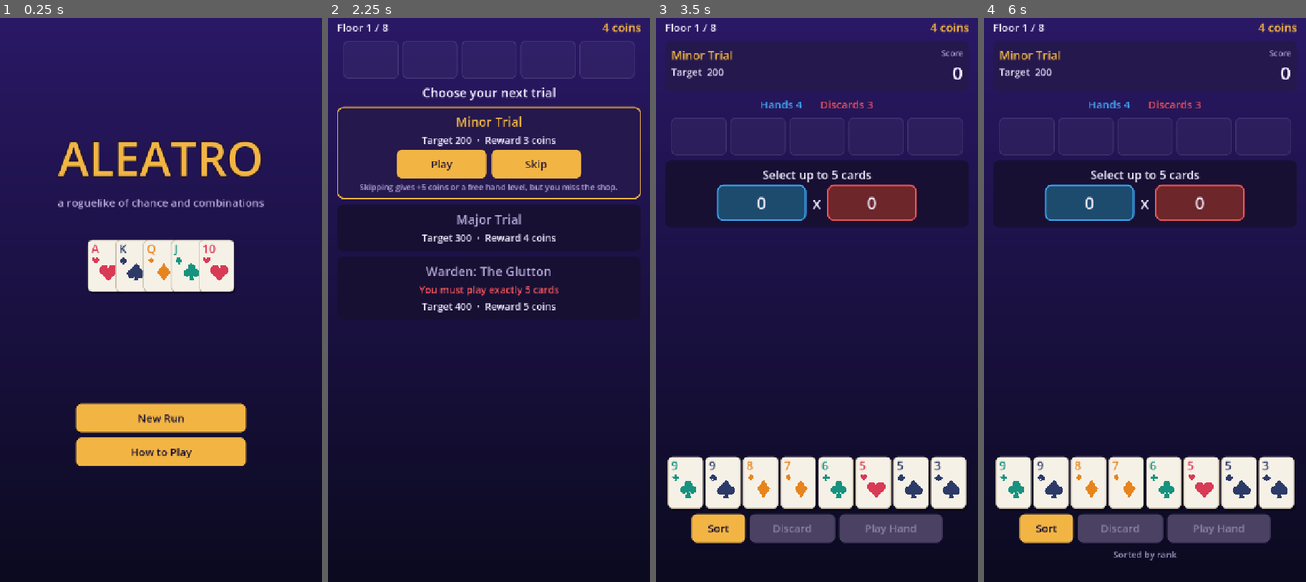
Above: before the commit, frames 1-4 (left to right).
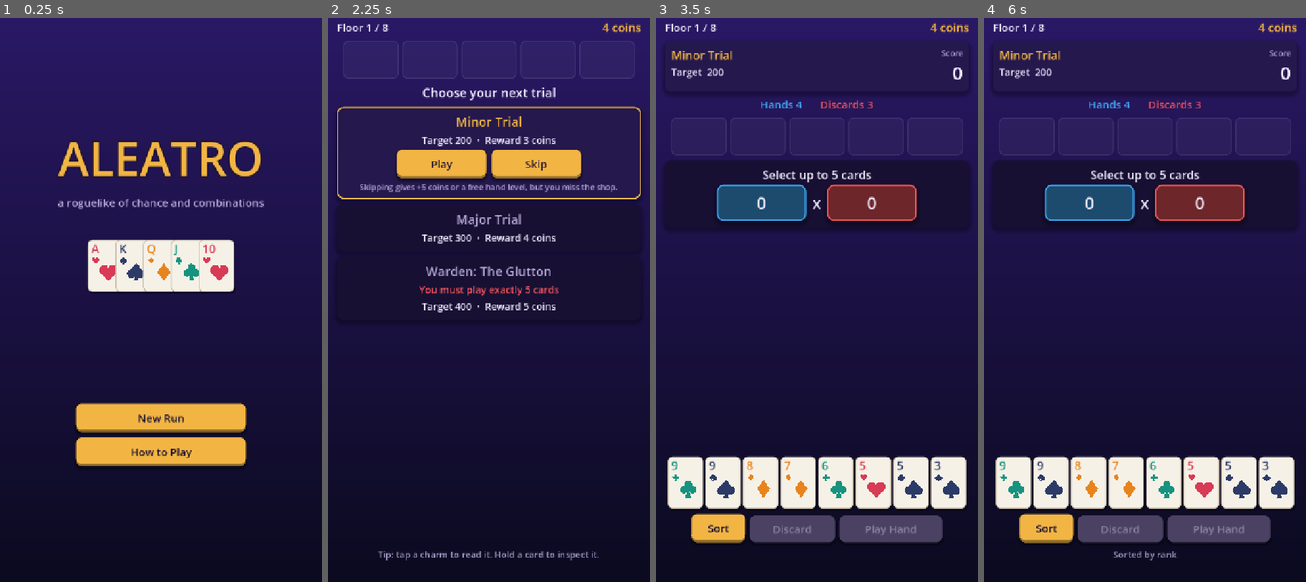
Above: after the commit, the same moments.

Repository: Yassineallach/admin
Game: Godot game, scene res://scenes/main.tscn
The game is run twice, just before and just after one commit, with the same random seed, the same clock (stepped at 60 frames per second) and the same inputs.
Inputs (mouse positions are in pixels of both pictures, inside the frame that each line leads up to):
- Up to frame 1 (0.25 s): no input
- Up to frame 2 (2.25 s): click "How to Play" at 0.5 s; click "Back" at 1.25 s; click "New Run" at 2 s
- Up to frame 3 (3.5 s): click "Play" at 2.75 s
- Up to frame 4 (6 s): click "Sort" at 3.5 s; click "Sort" at 4.25 s; click "Sort" at 5 s; tap Enter at 5.75 s; move the mouse to (1025, 136) at 5.77 s; click (1025, 136) at 5.92 s

The runs differ from the first frame. In frame 1, 0.5% of the frame differs, in the area x 23-77%, y 72-80%; in frame 2, 0.8%; in frame 3, 0.8%; in frame 4, 0.9%, in the area x 2-98%, y 5-94%.

Commit message:
Make Aleatro's UI feel tactile
Raised buttons that sink when pressed, drop shadows on panels, squash on
press, a pulsing border on the active trial, a glow on selected cards, a
screen shake on big hands, and tooltips: tap a charm or hold a card.

Co-Authored-By: Claude Opus 5.5 <noreply@anthropic.com>
Claude-Session: https://claude.ai/code/session_017QaFTLa1BaWoHf6tvEbDrj

Diff:
--- a/aleatro/scripts/card_view.gd
+++ b/aleatro/scripts/card_view.gd
@@ -3,6 +3,8 @@
 ## A playing card drawn entirely in code. Emits `tapped` when touched.
 
 signal tapped(view: CardView)
+## Emitted when the card is held down instead of tapped.
+signal inspected(view: CardView)
 
 const CARD_SIZE := Vector2(80, 116)
 const FACE := Color("#f6f1e7")
@@ -15,6 +17,7 @@
 }
 const SELECTED_BORDER := Color("#f2b544")
 const RAISE := 24.0
+const HOLD_TIME := 0.4
 
 var card: Dictionary = {}
 var interactive := true
@@ -26,6 +29,9 @@
 	set(v):
 		dimmed = v
 		queue_redraw()
+var _press_time := -1.0
+var _hold_fired := false
+var _glow_t := 0.0
 var lift := 0.0:
 	set(v):
 		lift = v
@@ -44,9 +50,25 @@
 func _gui_input(event: InputEvent) -> void:
 	if not interactive:
 		return
-	if event is InputEventMouseButton and event.pressed and event.button_index == MOUSE_BUTTON_LEFT:
-		tapped.emit(self)
+	if event is InputEventMouseButton and event.button_index == MOUSE_BUTTON_LEFT:
+		if event.pressed:
+			_press_time = Time.get_ticks_msec() / 1000.0
+			_hold_fired = false
+		elif _press_time >= 0.0:
+			_press_time = -1.0
+			if not _hold_fired:
+				tapped.emit(self)
 		accept_event()
+
+
+func _process(delta: float) -> void:
+	if _press_time >= 0.0 and not _hold_fired and Time.get_ticks_msec() / 1000.0 - _press_time >= HOLD_TIME:
+		_hold_fired = true
+		inspected.emit(self)
+		bump()
+	if selected:
+		_glow_t += delta
+		queue_redraw()
 
 
 func bump() -> void:
@@ -63,6 +85,13 @@
 	shadow.bg_color = Color(0, 0, 0, 0.35)
 	shadow.set_corner_radius_all(10)
 	draw_style_box(shadow, Rect2(r.position + Vector2(3, 5), r.size))
+	if selected:
+		var glow := StyleBoxFlat.new()
+		glow.bg_color = Color(0, 0, 0, 0)
+		glow.set_corner_radius_all(12)
+		glow.shadow_color = Color(SELECTED_BORDER, 0.35 + 0.25 * sin(_glow_t * 5.0))
+		glow.shadow_size = 12
+		draw_style_box(glow, r)
 
 	var enh: String = card.enh
 	var sb := StyleBoxFlat.new()
--- a/aleatro/scripts/main.gd
+++ b/aleatro/scripts/main.gd
@@ -10,6 +10,7 @@
 const SOFT_TEXT := Color("#b5a8d6")
 const PANEL := Color("#24184d")
 const PANEL_DIM := Color("#171033")
+const BUTTON_DEPTH := 6
 
 const HELP_TEXT := """Each floor has three trials: a Minor Trial, a Major Trial and a Warden. Reach the target score to clear a trial. Clear all 8 floors to win.
 
@@ -41,6 +42,7 @@
 var blip: AudioStreamPlayer
 var step_count := 0
 var pending_rewards: Array = []
+var tooltip: PanelContainer
 
 
 func _ready() -> void:
@@ -103,35 +105,51 @@
 	t.default_font_size = 22
 	t.set_color("font_color", "Label", TEXT)
 
-	var normal := StyleBoxFlat.new()
-	normal.bg_color = GOLD
-	normal.set_corner_radius_all(12)
-	normal.content_margin_left = 18
-	normal.content_margin_right = 18
-	normal.content_margin_top = 12
-	normal.content_margin_bottom = 12
-	var hover := normal.duplicate()
-	hover.bg_color = GOLD.lightened(0.12)
-	var pressed := normal.duplicate()
-	pressed.bg_color = GOLD.darkened(0.2)
-	var disabled := normal.duplicate()
-	disabled.bg_color = Color("#4a4163")
-	t.set_stylebox("normal", "Button", normal)
-	t.set_stylebox("hover", "Button", hover)
-	t.set_stylebox("pressed", "Button", pressed)
-	t.set_stylebox("disabled", "Button", disabled)
+	t.set_stylebox("normal", "Button", _button_style(GOLD, BUTTON_DEPTH))
+	t.set_stylebox("hover", "Button", _button_style(GOLD.lightened(0.12), BUTTON_DEPTH))
+	t.set_stylebox("pressed", "Button", _button_style(GOLD.darkened(0.08), 0))
+	t.set_stylebox("disabled", "Button", _button_style(Color("#4a4163"), 2))
 	t.set_stylebox("focus", "Button", StyleBoxEmpty.new())
 	for c in ["font_color", "font_hover_color", "font_pressed_color", "font_focus_color"]:
 		t.set_color(c, "Button", Color("#1b1030"))
 	t.set_color("font_disabled_color", "Button", Color("#8d84a6"))
 	t.set_font_size("font_size", "Button", 24)
 
-	var panel := StyleBoxFlat.new()
-	panel.bg_color = PANEL
-	panel.set_corner_radius_all(14)
-	panel.set_content_margin_all(14)
-	t.set_stylebox("panel", "PanelContainer", panel)
+	t.set_stylebox("panel", "PanelContainer", _panel_style(PANEL))
 	return t
+
+
+## A raised button face: the darker bottom edge is its base. With depth 0 the face
+## is drawn lower by BUTTON_DEPTH, so the button looks pushed down.
+func _button_style(color: Color, depth: int) -> StyleBoxFlat:
+	var sb := StyleBoxFlat.new()
+	sb.bg_color = color
+	sb.set_corner_radius_all(12)
+	sb.border_width_bottom = depth
+	sb.border_color = color.darkened(0.38)
+	sb.content_margin_left = 18
+	sb.content_margin_right = 18
+	sb.content_margin_top = 12 + (BUTTON_DEPTH - depth)
+	sb.content_margin_bottom = 12
+	sb.expand_margin_top = -(BUTTON_DEPTH - depth)
+	sb.shadow_color = Color(0, 0, 0, 0.35)
+	sb.shadow_size = 6 if depth > 0 else 2
+	sb.shadow_offset = Vector2(0, 4 if depth > 0 else 1)
+	return sb
+
+
+func _panel_style(color: Color, border := Color(0, 0, 0, 0)) -> StyleBoxFlat:
+	var sb := StyleBoxFlat.new()
+	sb.bg_color = color
+	sb.set_corner_radius_all(14)
+	sb.set_content_margin_all(14)
+	sb.shadow_color = Color(0, 0, 0, 0.3)
+	sb.shadow_size = 10
+	sb.shadow_offset = Vector2(0, 6)
+	if border.a > 0:
+		sb.set_border_width_all(3)
+		sb.border_color = border
+	return sb
 
 
 func _label(text: String, font_size := 22, color := TEXT, align := HORIZONTAL_ALIGNMENT_CENTER) -> Label:
@@ -156,20 +174,85 @@
 	b.text = text
 	b.custom_minimum_size = Vector2(min_width, 64)
 	b.pressed.connect(cb)
+	b.button_down.connect(_squash.bind(b, 0.95))
+	b.button_up.connect(_squash.bind(b, 1.0))
 	return b
+
+
+func _squash(c: Control, to: float) -> void:
+	c.pivot_offset = c.size / 2.0
+	var tw := c.create_tween().set_trans(Tween.TRANS_BACK).set_ease(Tween.EASE_OUT)
+	tw.tween_property(c, "scale", Vector2(to, to), 0.12 if to < 1.0 else 0.22)
 
 
 func _panel(color := PANEL, border := Color(0, 0, 0, 0)) -> PanelContainer:
 	var p := PanelContainer.new()
-	var sb := StyleBoxFlat.new()
-	sb.bg_color = color
-	sb.set_corner_radius_all(14)
-	sb.set_content_margin_all(14)
-	if border.a > 0:
-		sb.set_border_width_all(3)
-		sb.border_color = border
-	p.add_theme_stylebox_override("panel", sb)
+	p.add_theme_stylebox_override("panel", _panel_style(color, border))
 	return p
+
+
+## Loops the panel's border between its color and a lighter one, to mark the active choice.
+func _pulse_border(p: PanelContainer) -> void:
+	var sb := p.get_theme_stylebox("panel") as StyleBoxFlat
+	var base := sb.border_color
+	var tw := p.create_tween().set_loops()
+	tw.tween_property(sb, "border_color", base.lightened(0.45), 0.7).set_trans(Tween.TRANS_SINE)
+	tw.tween_property(sb, "border_color", base, 0.7).set_trans(Tween.TRANS_SINE)
+
+
+func _shake(strength: float) -> void:
+	var tw := create_tween()
+	for i in 6:
+		var k := strength * (1.0 - i / 6.0)
+		tw.tween_property(self, "position", Vector2(randf_range(-k, k), randf_range(-k, k)), 0.035)
+	tw.tween_property(self, "position", Vector2.ZERO, 0.05)
+
+
+# --- Tooltips ---------------------------------------------------------------------
+
+func _input(event: InputEvent) -> void:
+	if tooltip and event is InputEventMouseButton and event.pressed:
+		_hide_tooltip()
+
+
+func _hide_tooltip() -> void:
+	if is_instance_valid(tooltip):
+		tooltip.queue_free()
+	tooltip = null
+
+
+func _show_tooltip(target: Control, title: String, body: String) -> void:
+	_hide_tooltip()
+	var p := _panel(Color("#33236b"), GOLD)
+	p.custom_minimum_size = Vector2(320, 0)
+	p.mouse_filter = Control.MOUSE_FILTER_IGNORE
+	p.z_index = 30
+	var v := VBoxContainer.new()
+	v.add_child(_label(title, 24, GOLD))
+	v.add_child(_wrapped(body, 19, TEXT))
+	p.add_child(v)
+	add_child(p)
+	tooltip = p
+	p.modulate.a = 0.0
+	await get_tree().process_frame
+	if not is_instance_valid(p):
+		return
+	p.reset_size()
+	var pos := target.global_position + Vector2(target.size.x / 2.0 - p.size.x / 2.0, -p.size.y - 16)
+	if pos.y < 12:
+		pos.y = target.global_position.y + target.size.y + 16
+	pos.x = clampf(pos.x, 12, size.x - p.size.x - 12)
+	p.global_position = pos
+	p.pivot_offset = p.size / 2.0
+	p.scale = Vector2(0.85, 0.85)
+	var tw := p.create_tween().set_parallel().set_trans(Tween.TRANS_BACK).set_ease(Tween.EASE_OUT)
+	tw.tween_property(p, "scale", Vector2.ONE, 0.18)
+	tw.tween_property(p, "modulate:a", 1.0, 0.12)
+	var shown_id := p.get_instance_id()
+	get_tree().create_timer(3.5).timeout.connect(func():
+		if is_instance_valid(tooltip) and tooltip.get_instance_id() == shown_id:
+			_hide_tooltip()
+	)
 
 
 func _spacer() -> Control:
@@ -237,7 +320,18 @@
 
 
 func _on_charm_tapped(v: CharmView) -> void:
-	_toast("%s: %s" % [Charms.name_of(v.charm), Charms.describe(v.charm)])
+	var rarity: String = Charms.RARITY_NAMES[Charms.rarity_of(v.charm)]
+	_show_tooltip(v, Charms.name_of(v.charm), "%s\n%s charm · sells for %d" % [Charms.describe(v.charm), rarity, Charms.sell_value(v.charm)])
+
+
+func _on_card_inspected(v: CardView) -> void:
+	var c := v.card
+	var body := "+%d Points when scored" % HandEval.card_points(c)
+	if c.enh != "":
+		body += "\n%s: %s" % [Scoring.ENHANCEMENTS[c.enh].name, Scoring.ENHANCEMENTS[c.enh].desc]
+	if Run.is_muted(c):
+		body += "\nMuted by %s" % Run.warden_name()
+	_show_tooltip(v, HandEval.card_name(c), body)
 
 
 static func fmt(x: float) -> String:
@@ -339,8 +433,11 @@
 				v.add_child(_wrapped("Skipping gives +5 coins or a free hand level, but you miss the shop.", 18, SOFT_TEXT))
 		p.add_child(v)
 		screen.add_child(p)
+		if current:
+			_pulse_border(p)
 	screen.add_child(_spacer())
 	_info_bar()
+	_toast("Tip: tap a charm to read it. Hold a card to inspect it.")
 
 
 func _on_play_trial() -> void:
@@ -457,6 +554,7 @@
 		var v := CardView.new().setup(card)
 		v.selected = selected.has(card)
 		v.tapped.connect(_on_card_tapped)
+		v.inspected.connect(_on_card_inspected)
 		hand_row.add_child(v)
 		card_views[card.id] = v
 
@@ -473,8 +571,6 @@
 	else:
 		_toast("You can select up to %d cards" % Run.MAX_SELECT)
 		return
-	if v.card.enh != "":
-		_toast("%s: %s" % [Scoring.ENHANCEMENTS[v.card.enh].name, Scoring.ENHANCEMENTS[v.card.enh].desc])
 	_update_preview()
 
 
@@ -547,6 +643,8 @@
 	var tw := create_tween()
 	tw.tween_method(func(x: float): lbl.score.text = fmt(x), before, Run.score, 0.6)
 	await tw.finished
+	if Run.trial_won or result.total >= Run.target() * 0.35:
+		_shake(10.0 if Run.trial_won else 6.0)
 	if not result.broken.is_empty():
 		var names := PackedStringArray()
 		for c in result.broken:
--- a/aleatro/tests/shots.gd
+++ b/aleatro/tests/shots.gd
@@ -19,6 +19,13 @@
 	for i in 3:
 		main._on_card_tapped(main.hand_row.get_child(i))
 	await _shot("3_round_selected")
+	main._on_card_inspected(main.hand_row.get_child(0))
+	await get_tree().create_timer(0.4).timeout
+	await _shot("3b_card_tooltip")
+	main._on_charm_tapped(main.charm_views[2])
+	await get_tree().create_timer(0.4).timeout
+	await _shot("3c_charm_tooltip")
+	main._hide_tooltip()
 	main._on_play()
 	await get_tree().create_timer(1.2).timeout
 	await _shot("4_scoring")
